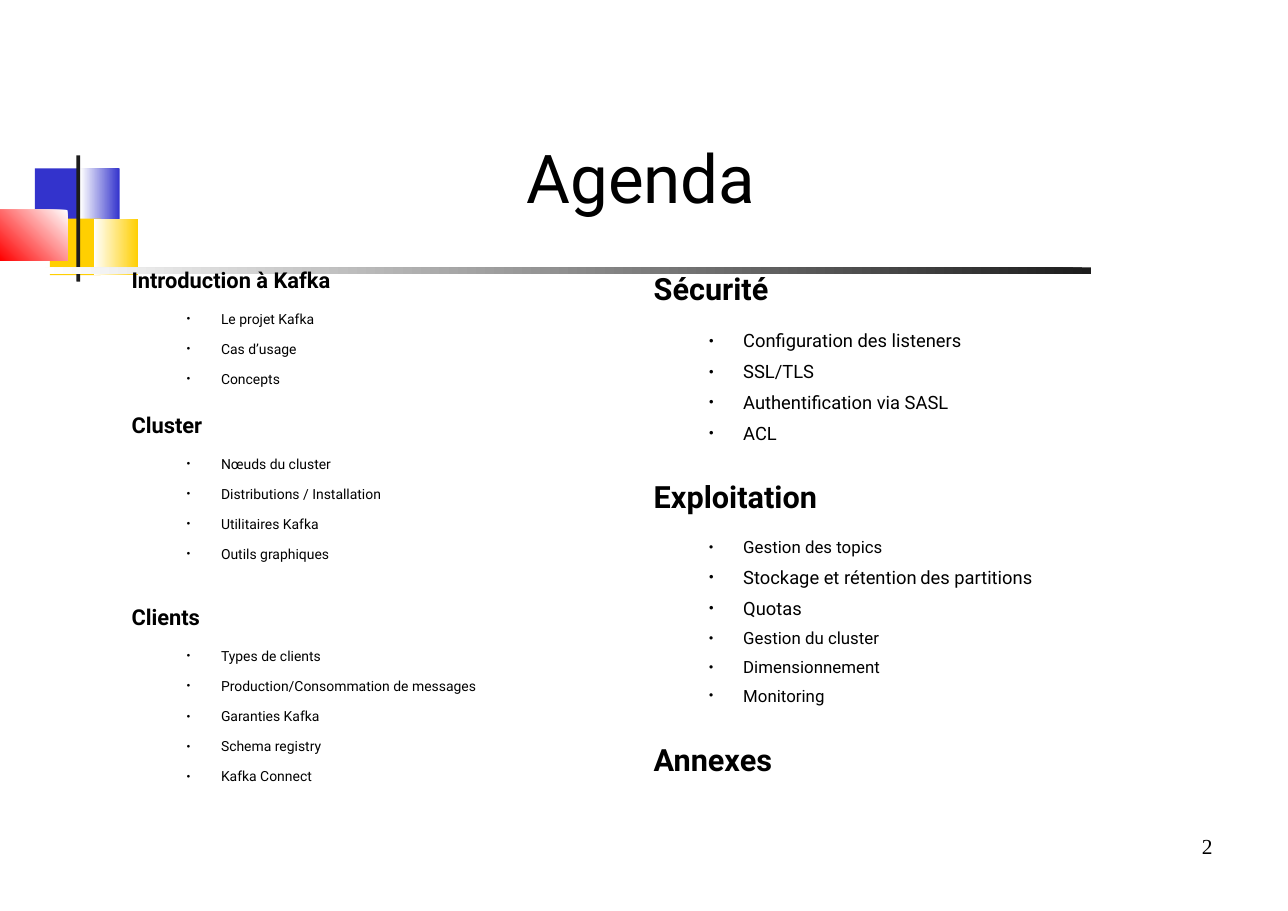
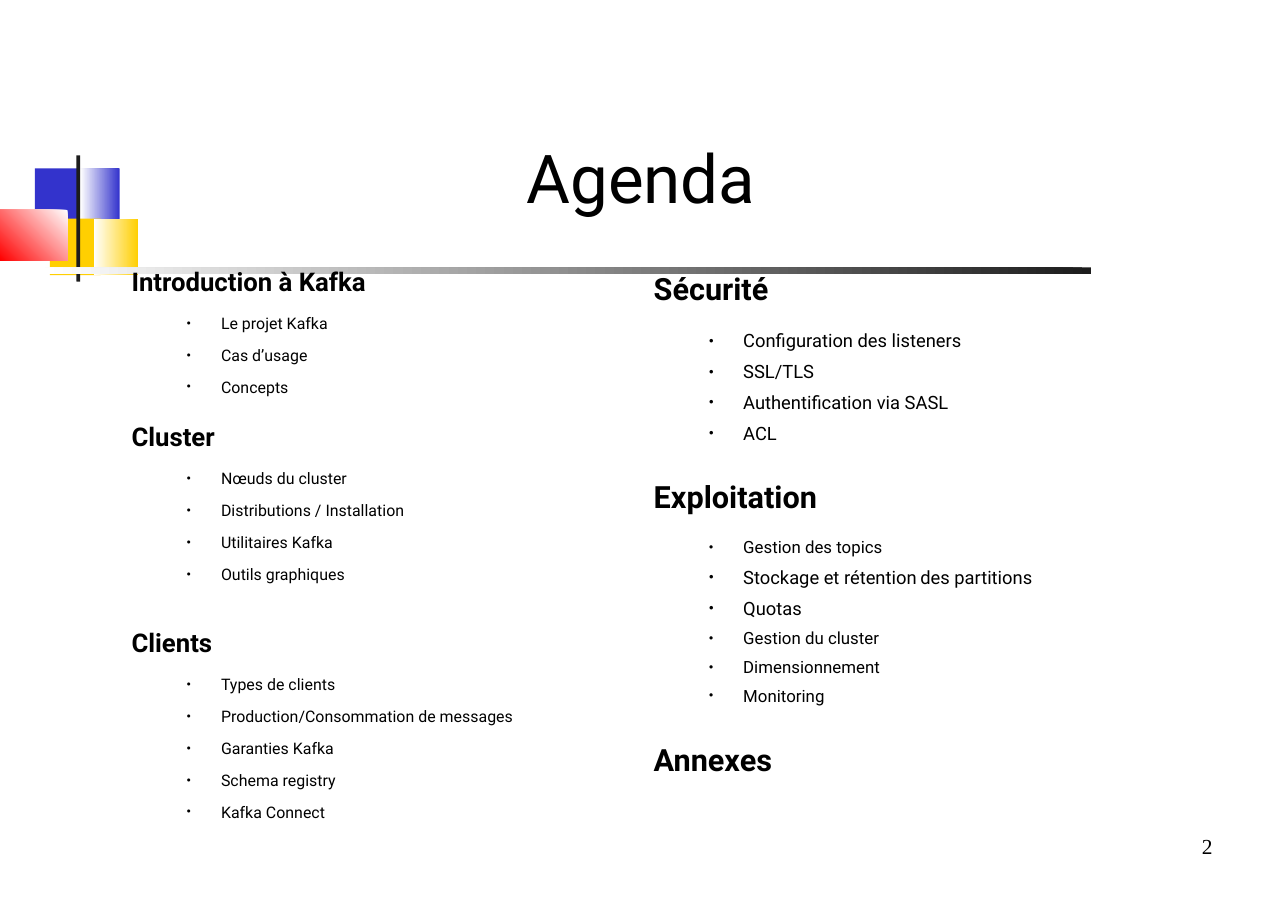
Before and after one commit to dthibau/kafka, a slide deck: slide 2 of KafkaAdmin.odp. Drawn at 1288x911 pixels with LibreOffice and Linux fonts; fonts in the diff are those of the drawing. Boxes give left, top, right and bottom in pixels: in the first picture for what was removed or moved away, otherwise in the second. Text is boxed around its words. In the diff, an @@ line names an element or a change of style, - is before the commit and + after.

```diff
--- a/KafkaAdmin.odp
+++ b/KafkaAdmin.odp
@@ text "Introduction à Kafka" at (x1=132, y1=271, x2=513, y2=790): size 14.3 to 16.8 pt in "Introduction à Kafka", "Cluster", "Clients"; size 9.1 to 10.4 pt in "Le projet Kafka", "Cas d’usage", "Concepts", "Nœuds du cluster" and 8 more places @@
```
Also in this commit, not shown: 2 other slides changed, 10 other files.
